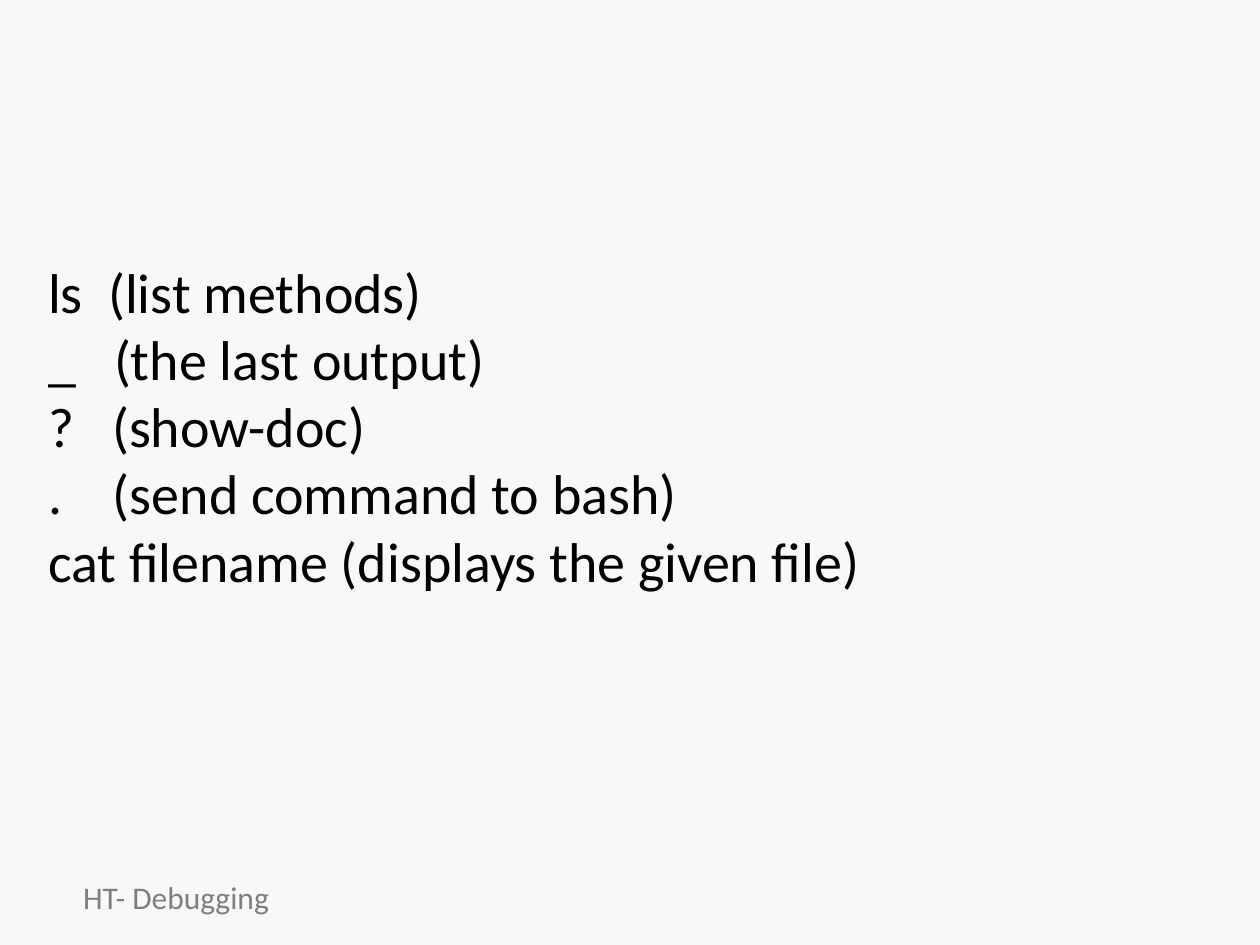
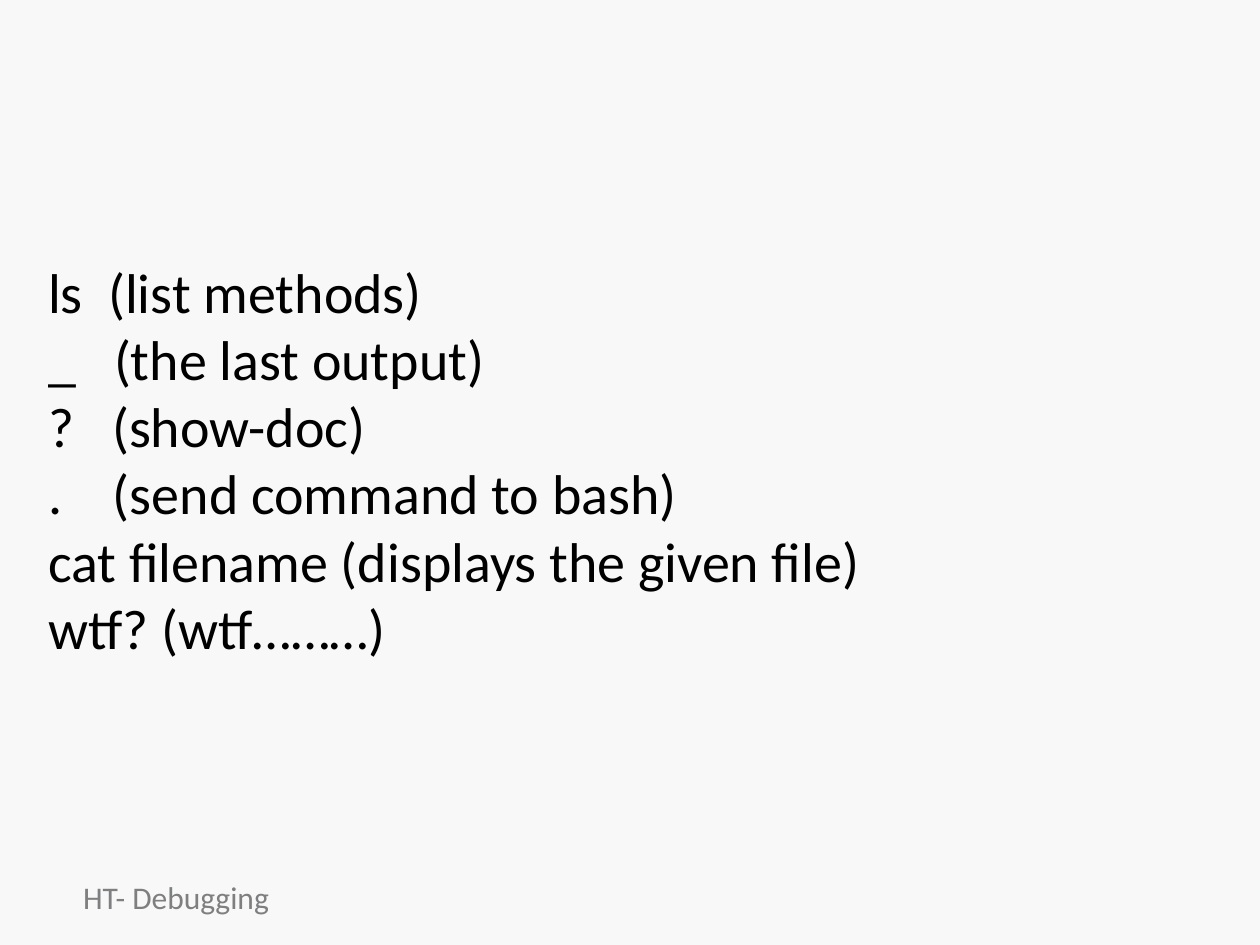
Before and after one commit to jumpcheng/debugging_notes, a slide deck: slide 17 of HT-debugging-basics.pptx. Drawn at 1260x945 pixels with LibreOffice and Linux fonts; fonts in the diff are those of the drawing; background and template pictures are left out. Boxes give left, top, right and bottom in pixels: in the first picture for what was removed or moved away, otherwise in the second. Text is boxed around its words. In the diff, an @@ line names an element or a change of style, - is before the commit and + after.

```diff
--- a/HT-debugging-basics.pptx
+++ b/HT-debugging-basics.pptx
@@ text at box(48, 608, 385, 657): paragraph added @@
+wtf? (wtf………)
```
Also in this commit, not shown: 4 other slides changed, 1 slide added, 1 other file.
